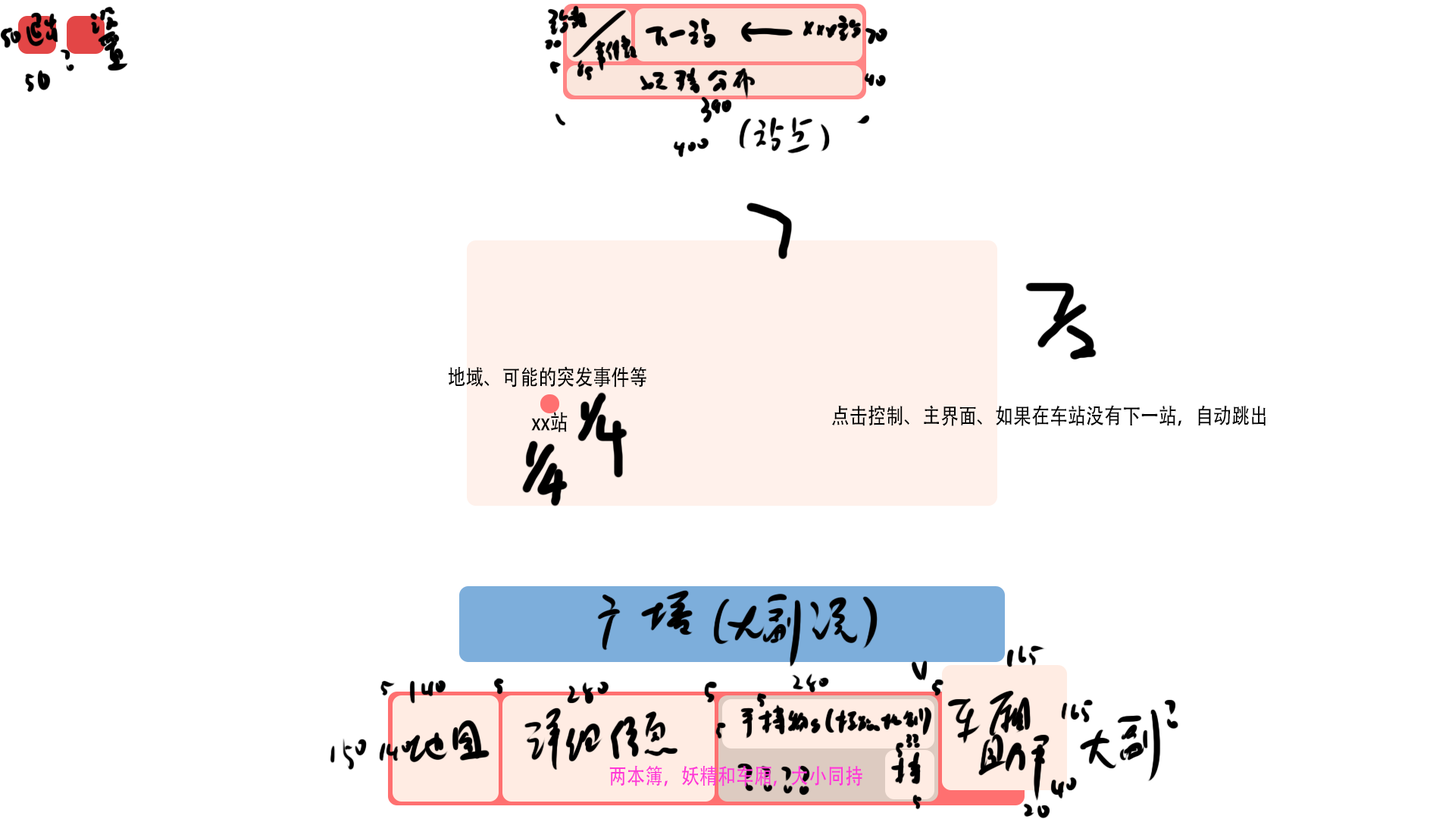
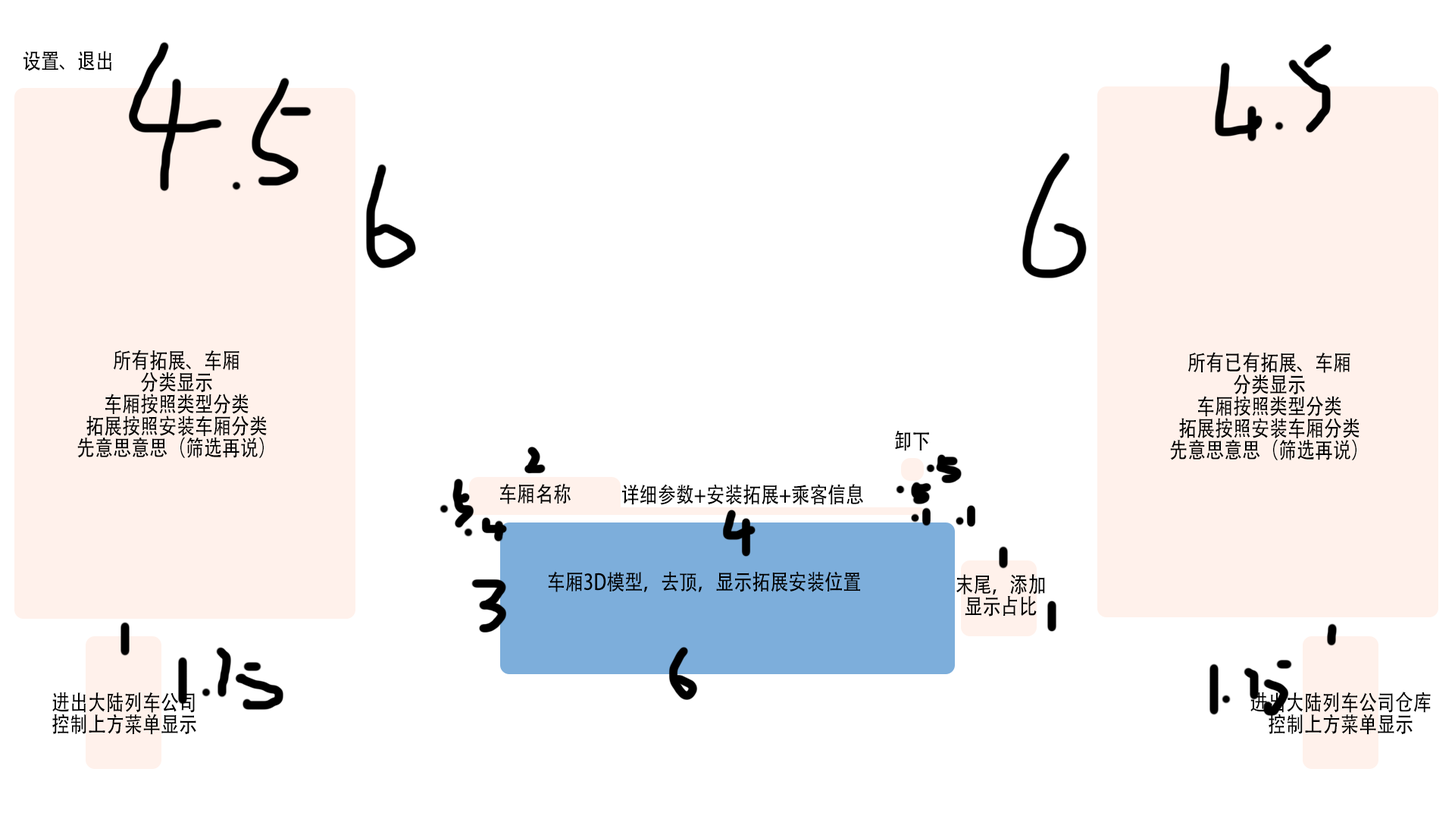
Layer changes from the first 1455px x 819px image to the second:
showed group "车站界面（背景为3d）" (20 layers) over [14, 40, 1439, 769]
hid group "地图" (6 layers) over [448, 201, 1267, 508]
hid group "主界面" (16 layers) over [0, 3, 1180, 818]
